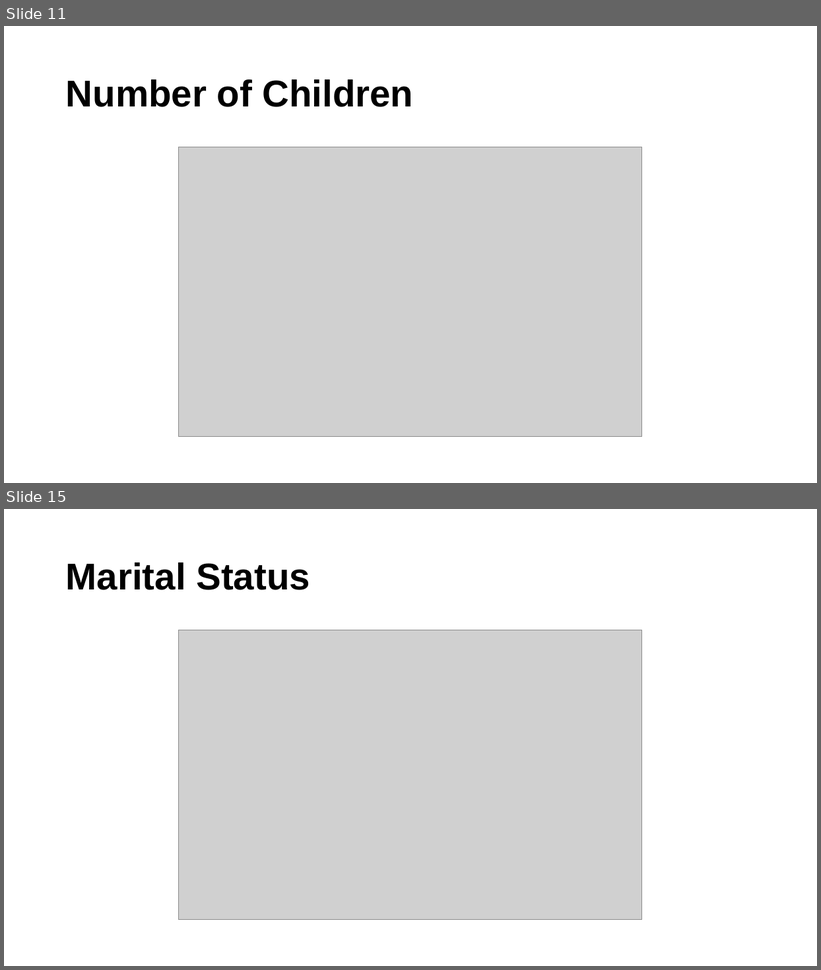
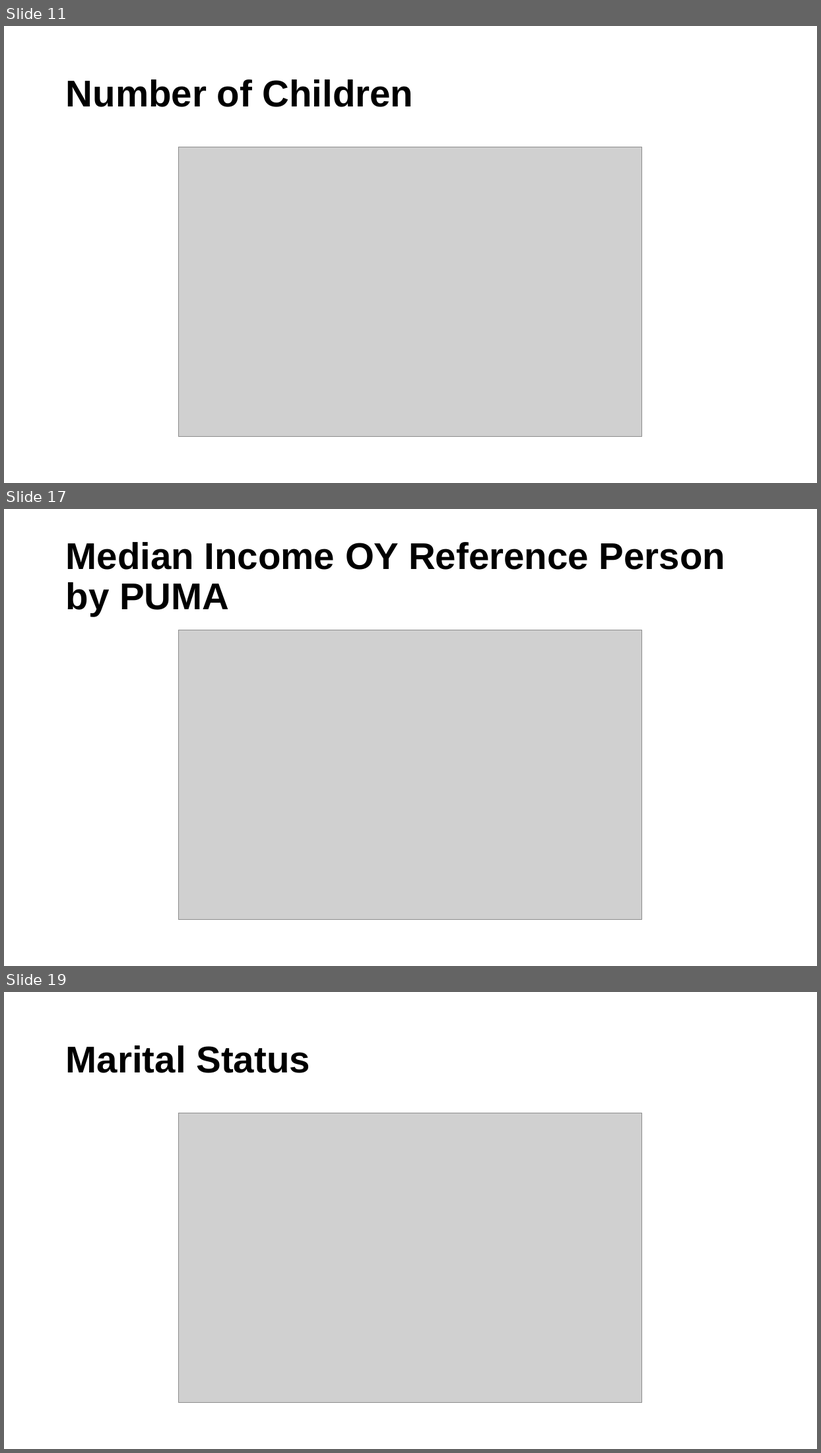
Before and after one commit to ucdiegorubi/oy_census_analysis, a slide deck: create_powerpoint/household_structure_estimates.pptx. Shown one above the other, each under a label of ours: slides 11 and 15 before the commit, slides 11, 17 and 19 after it; the slides between them are not shown. The pictures are 821x970 and 821x1453 pixels, drawn with LibreOffice and Linux fonts; fonts in the diff are those of the drawing; grey boxes stand for pictures; background and template pictures are left out. Boxes give left, top, right and bottom in pixels: in the first picture for what was removed or moved away, otherwise in the second. Text is boxed around its words. In the diff, an @@ line names an element or a change of style, - is before the commit and + after.

```diff
--- a/create_powerpoint/household_structure_estimates.pptx
+++ b/create_powerpoint/household_structure_estimates.pptx
@@ slide 17 added at (4,509,817,966), background #FFFFFF @@
@@ title added at (66,542,725,617), 44 pt, text #000000, bold @@
+Median Income OY Reference Person by PUMA
@@ picture added at (178,630,642,920) @@
@@ what was slide 15 is now slide 19 @@
```
Also in this commit, not shown: 4 slides changed, 4 other slides added, 5 slides removed, 10 other files.
